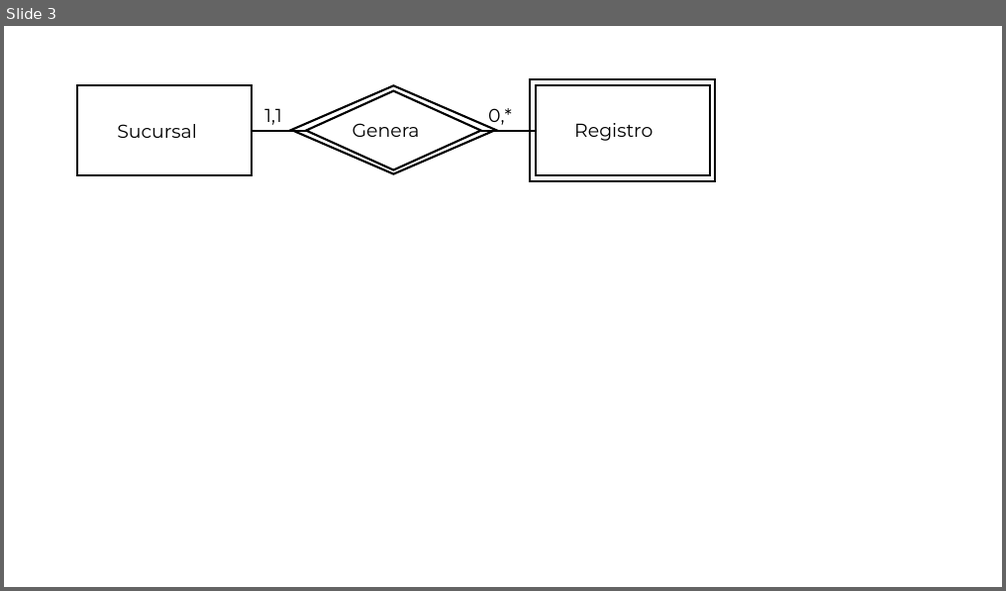
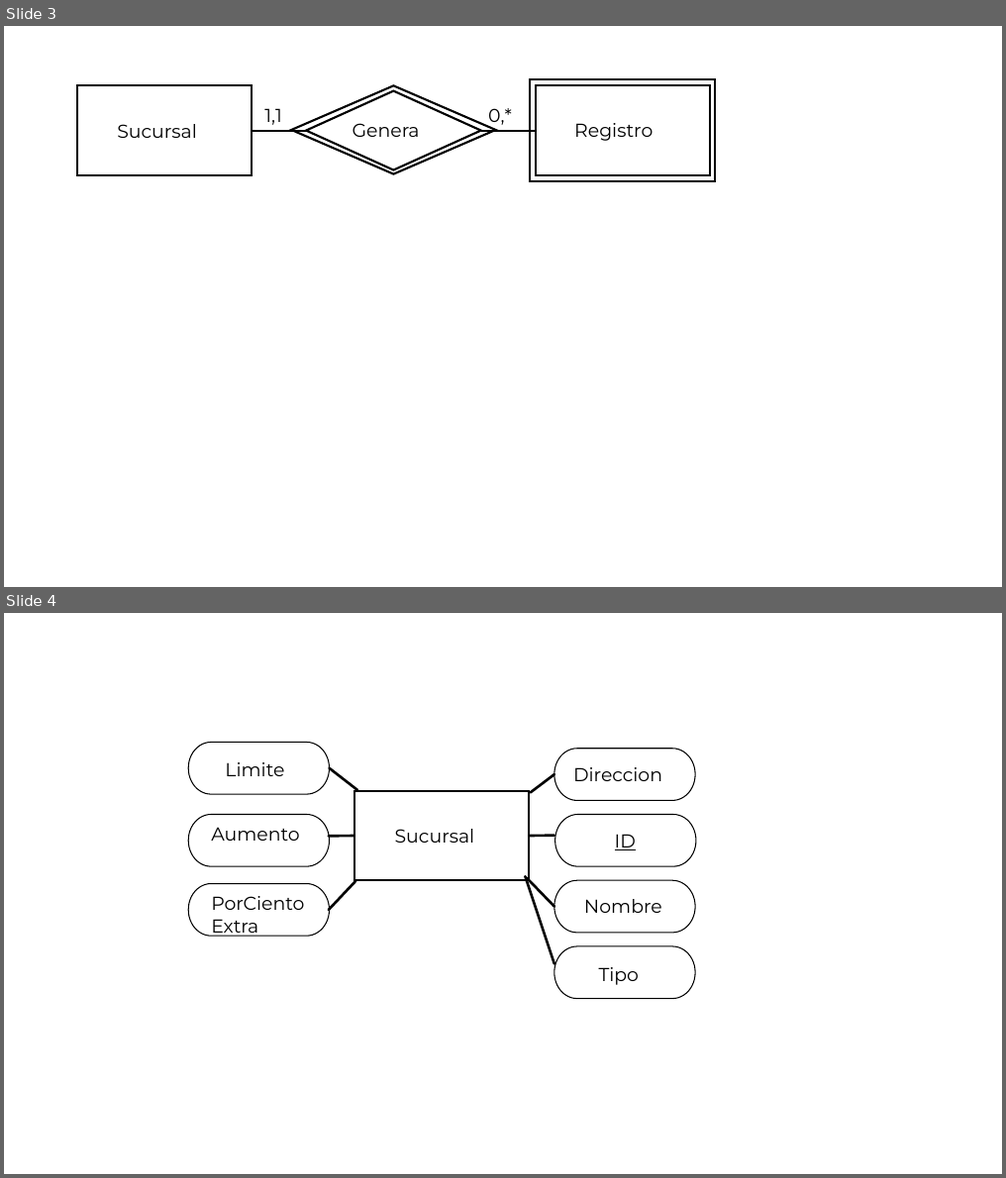
Before and after one commit to Vextroyer/mange, a slide deck: informes/MERX.ppt. Shown one above the other, each under a label of ours: slide 3 before the commit, slides 3 and 4 after it. The pictures are 1006x591 and 1006x1178 pixels, drawn with LibreOffice and Linux fonts; fonts in the diff are those of the drawing. Boxes give left, top, right and bottom in pixels: in the first picture for what was removed or moved away, otherwise in the second. Text is boxed around its words. In the diff, an @@ line names an element or a change of style, - is before the commit and + after.

```diff
--- a/informes/MERX.ppt
+++ b/informes/MERX.ppt
@@ slide 4 added at bbox=[4, 613, 1002, 1174], background #FFFFFF @@
@@ group added at bbox=[188, 743, 696, 999]: 8 texts, 7 lines, 7 pill shapes, 1 rectangle @@
+Sucursal
+ID
+Nombre
+Direccion
+Tipo
+Limite
+Aumento
+PorCientoExtra
```
Also in this commit, not shown: 3 other slides added, 5 other files.
